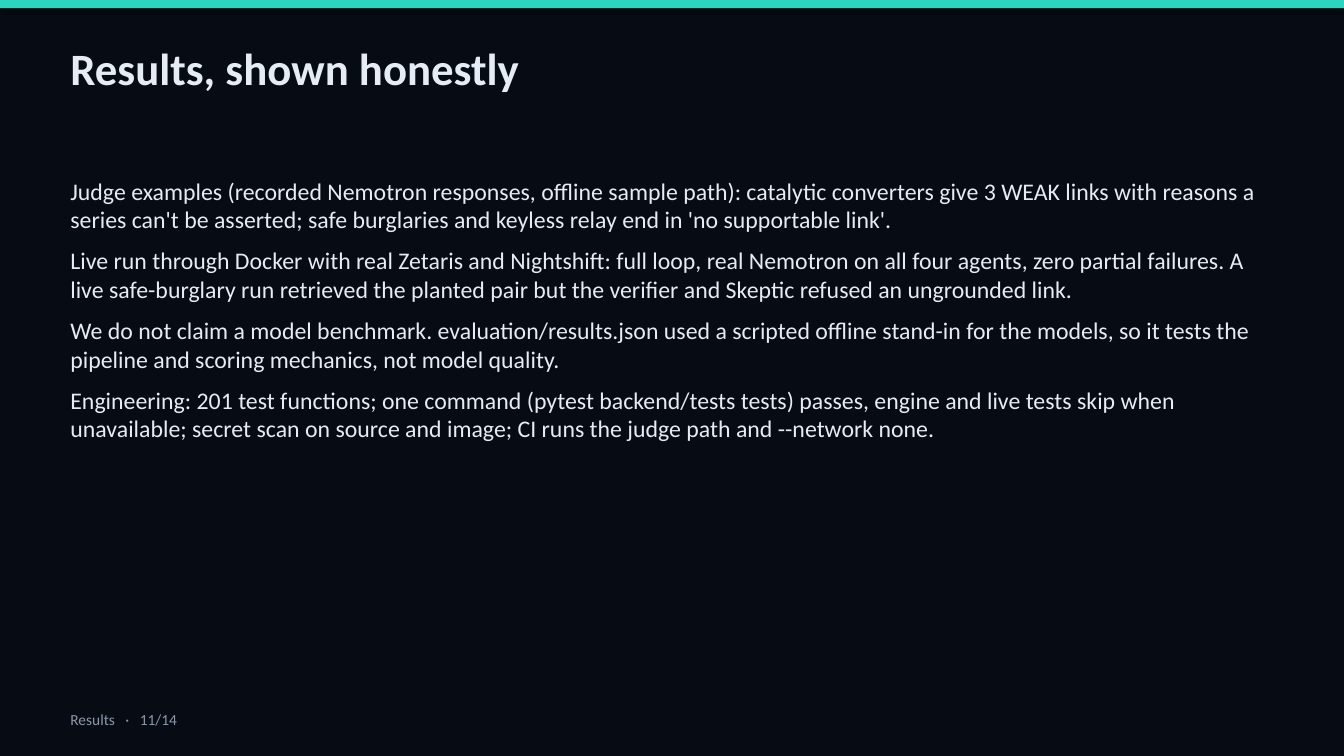
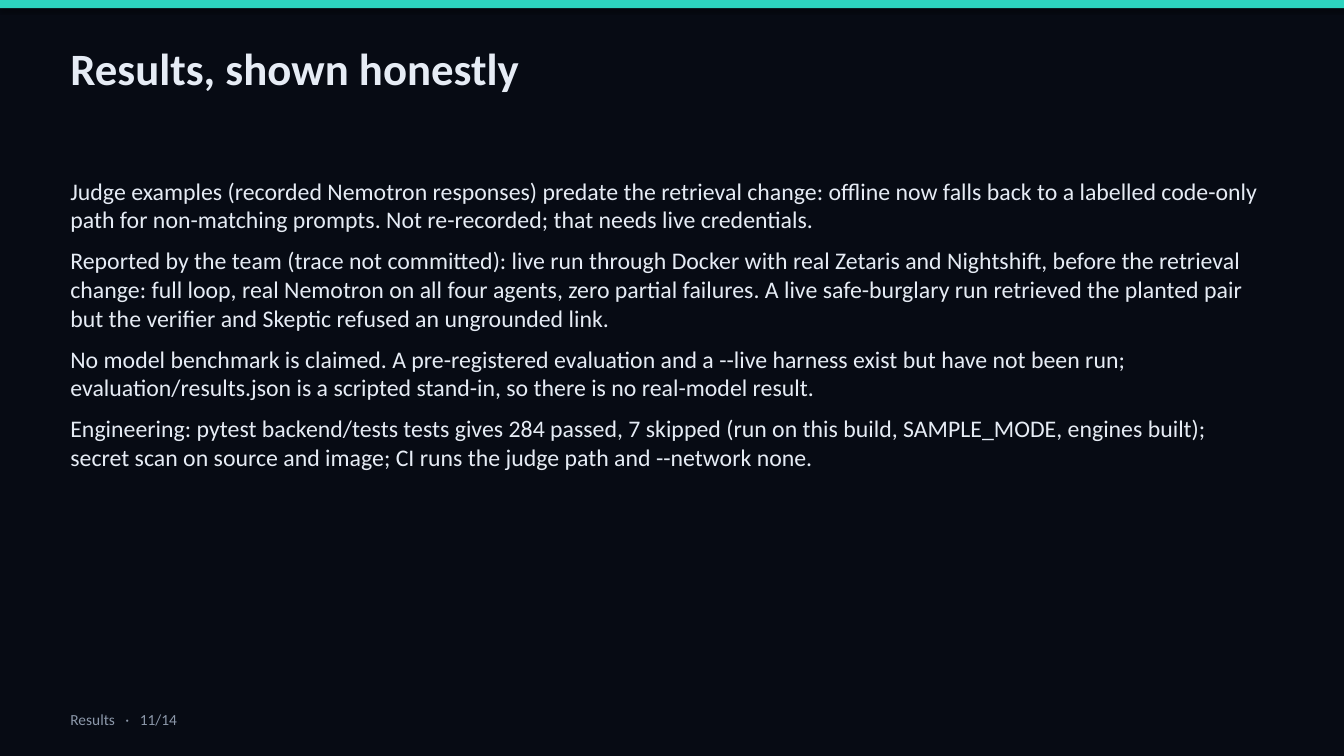
Before and after one commit to Yashasvi-Ranjan/Crime_intelligence, a slide deck: slide 11 of submission/media/AEGIS_Slide_Deck.pptx. Drawn at 1344x756 pixels with LibreOffice and Linux fonts; fonts in the diff are those of the drawing. Boxes give left, top, right and bottom in pixels: in the first picture for what was removed or moved away, otherwise in the second. Text is boxed around its words. In the diff, an @@ line names an element or a change of style, - is before the commit and + after.

```diff
--- a/submission/media/AEGIS_Slide_Deck.pptx
+++ b/submission/media/AEGIS_Slide_Deck.pptx
@@ text at (70, 182, 1256, 470): text changed @@
-Judge examples (recorded Nemotron responses, offline sample path): catalytic converters give 3 WEAK links with reasons a series can't be asserted; safe burglaries and keyless relay end in 'no supportable link'.
-Live run through Docker with real Zetaris and Nightshift: full loop, real Nemotron on all four agents, zero partial failures. A live safe-burglary run retrieved the planted pair but the verifier and Skeptic refused an ungrounded link.
-We do not claim a model benchmark. evaluation/results.json used a scripted offline stand-in for the models, so it tests the pipeline and scoring mechanics, not model quality.
-Engineering: 201 test functions; one command (pytest backend/tests tests) passes, engine and live tests skip when unavailable; secret scan on source and image; CI runs the judge path and --network none.
+Judge examples (recorded Nemotron responses) predate the retrieval change: offline now falls back to a labelled code-only path for non-matching prompts. Not re-recorded; that needs live credentials.
+Reported by the team (trace not committed): live run through Docker with real Zetaris and Nightshift, before the retrieval change: full loop, real Nemotron on all four agents, zero partial failures. A live safe-burglary run retrieved the planted pair but the verifier and Skeptic refused an ungrounded link.
+No model benchmark is claimed. A pre-registered evaluation and a --live harness exist but have not been run; evaluation/results.json is a scripted stand-in, so there is no real-model result.
+Engineering: pytest backend/tests tests gives 284 passed, 7 skipped (run on this build, SAMPLE_MODE, engines built); secret scan on source and image; CI runs the judge path and --network none.
```
Also in this commit, not shown: 5 other slides changed, 1 other file.
